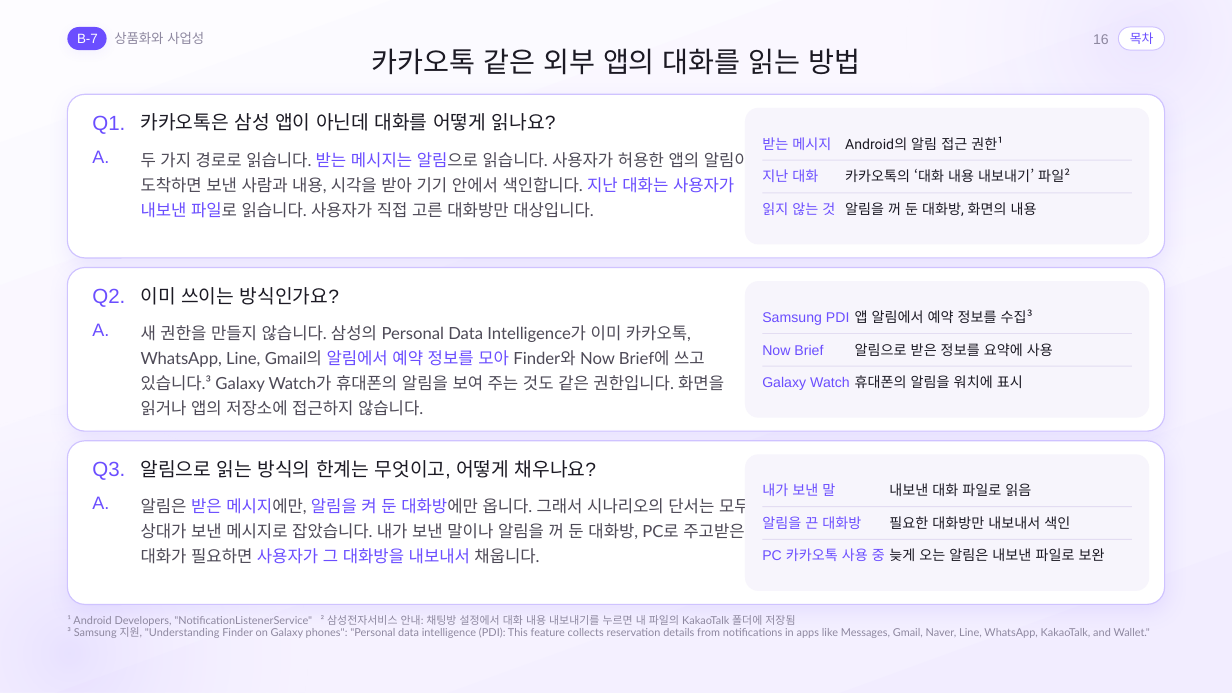
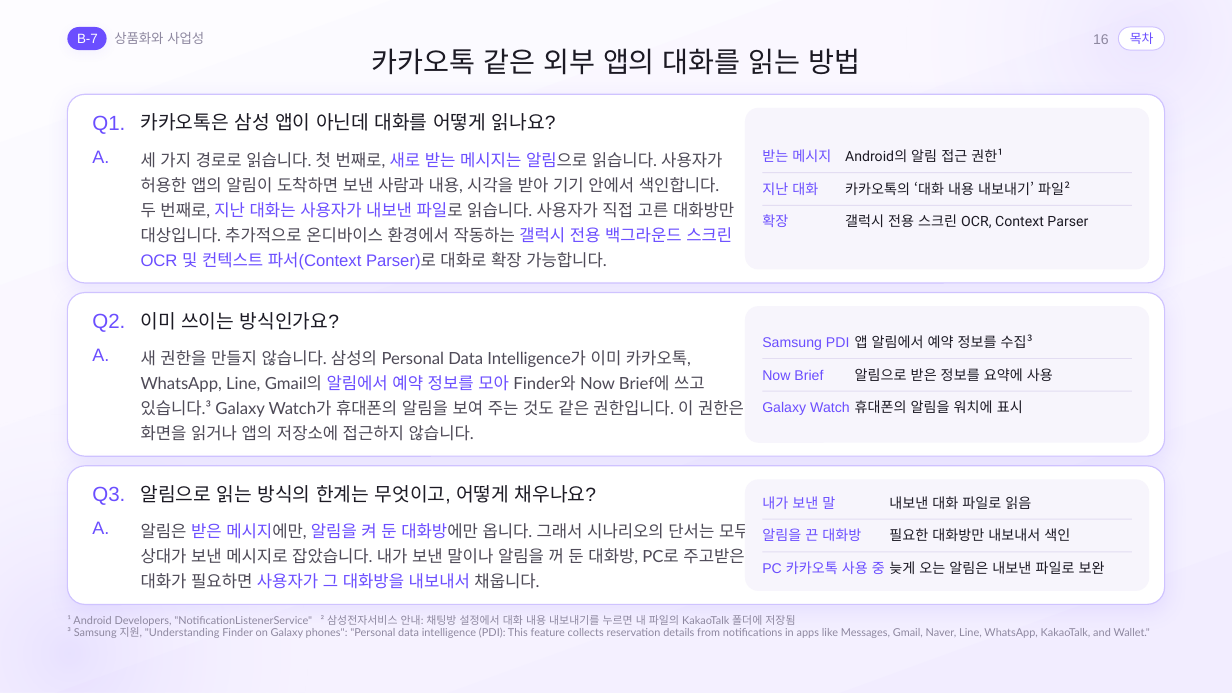
Before and after one commit to gnueaj/t3, a slide deck: slide 16 of weave/결선준비/통합본_Claude/Weave_Appendix_Claude.pptx. Drawn at 1232x693 pixels with LibreOffice and Linux fonts; fonts in the diff are those of the drawing. Boxes give left, top, right and bottom in pixels: in the first picture for what was removed or moved away, otherwise in the second. Text is boxed around its words. In the diff, an @@ line names an element or a change of style, - is before the commit and + after.

```diff
--- a/weave/결선준비/통합본_Claude/Weave_Appendix_Claude.pptx
+++ b/weave/결선준비/통합본_Claude/Weave_Appendix_Claude.pptx
@@ rounded rectangle resized from (x1=67, y1=94, x2=1165, y2=258) to (x1=67, y1=94, x2=1165, y2=283) @@
@@ rounded rectangle resized from (x1=745, y1=108, x2=1150, y2=245) to (x1=745, y1=108, x2=1150, y2=270) @@
@@ text at (x1=141, y1=152, x2=734, y2=270): text changed @@
-두 가지 경로로 읽습니다. 받는 메시지는 알림으로 읽습니다. 사용자가 허용한 앱의 알림이
-도착하면 보낸 사람과 내용, 시각을 받아 기기 안에서 색인합니다. 지난 대화는 사용자가
-내보낸 파일로 읽습니다. 사용자가 직접 고른 대화방만 대상입니다.
+세 가지 경로로 읽습니다. 첫 번째로, 새로 받는 메시지는 알림으로 읽습니다. 사용자가
+허용한 앱의 알림이 도착하면 보낸 사람과 내용, 시각을 받아 기기 안에서 색인합니다.
+두 번째로, 지난 대화는 사용자가 내보낸 파일로 읽습니다. 사용자가 직접 고른 대화방만
+대상입니다. 추가적으로 온디바이스 환경에서 작동하는 갤럭시 전용 백그라운드 스크린
+OCR 및 컨텍스트 파서(Context Parser)로 대화로 확장 가능합니다.
@@ 6 texts, 2 rectangles moved together from (x1=762, y1=136, x2=1132, y2=529) to (x1=762, y1=148, x2=1132, y2=541) @@
@@ text at (x1=762, y1=214, x2=788, y2=227): text changed @@
-읽지 않는 것
+확장
@@ text at (x1=845, y1=214, x2=1088, y2=228): text changed @@
-알림을 꺼 둔 대화방, 화면의 내용
+갤럭시 전용 스크린 OCR, Context Parser
@@ 14 texts, 2 rounded rectangles, 2 rectangles moved together from (x1=67, y1=268, x2=1165, y2=564) to (x1=67, y1=293, x2=1165, y2=589) @@
@@ text at (x1=141, y1=400, x2=744, y2=441): text changed @@
-있습니다.³ Galaxy Watch가 휴대폰의 알림을 보여 주는 것도 같은 권한입니다. 화면을
-읽거나 앱의 저장소에 접근하지 않습니다.
+있습니다.³ Galaxy Watch가 휴대폰의 알림을 보여 주는 것도 같은 권한입니다. 이 권한은
+화면을 읽거나 앱의 저장소에 접근하지 않습니다.
@@ rounded rectangle resized from (x1=67, y1=441, x2=1165, y2=604) to (x1=67, y1=466, x2=1165, y2=604) @@
@@ proportions changed in 4 elements at (x1=67, y1=94, x2=1165, y2=283), (x1=67, y1=466, x2=1165, y2=604), (x1=745, y1=108, x2=1150, y2=270), (x1=745, y1=480, x2=1150, y2=592) @@
@@ rounded rectangle resized from (x1=745, y1=455, x2=1150, y2=592) to (x1=745, y1=480, x2=1150, y2=592) @@
@@ 4 texts, 2 rectangles moved together from (x1=762, y1=192, x2=1132, y2=561) to (x1=762, y1=205, x2=1132, y2=574) @@
```
Also in this commit, not shown: 4 other slides changed, 11 other files.
